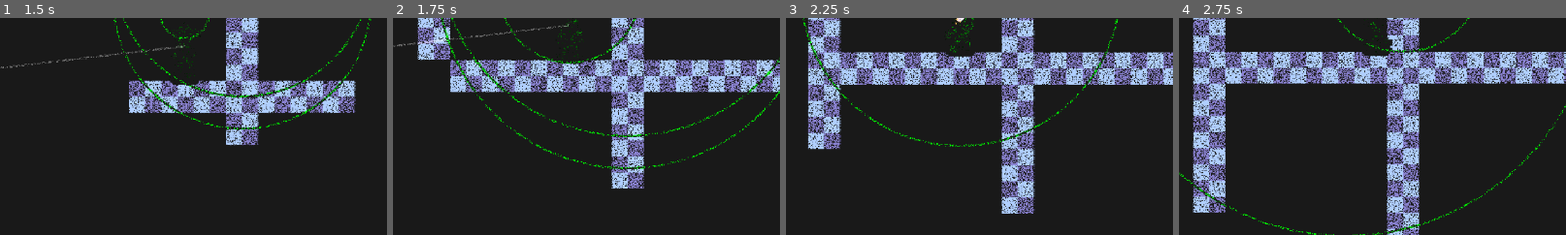
Above: before the commit, frames 1-4 (left to right).
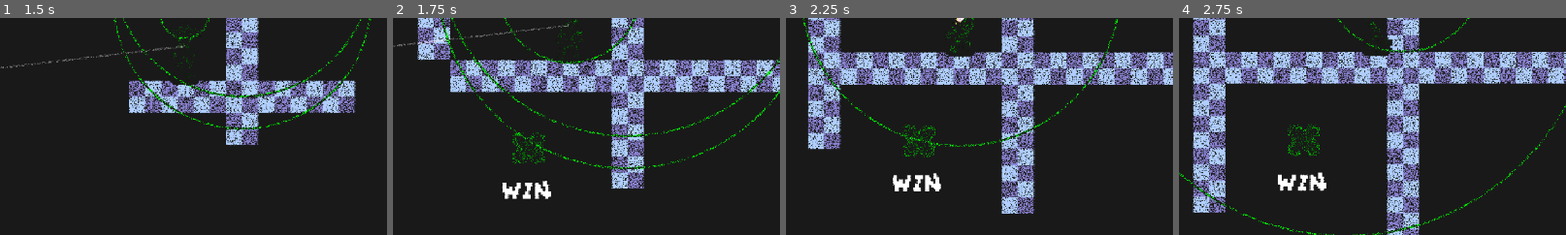
Above: after the commit, the same moments.

Repository: Youssef-YN/gamejam-2025
Game: Godot game, scene res://source/scenes/root/root.tscn
Same seed, same stepped clock (60 frames per second), same inputs: the game is played once before the commit and once after it.
Inputs (mouse positions are % of the whole screen's width and height, from its top left):
- Up to frame 1 (1.5 s): tap Enter at 0.5 s; move the mouse to (72, 45) at 0.52 s; press the mouse at (72, 45) at 0.53 s; hold D (move_right) 0.53-1.28 s; move the mouse to (30, 55) at 1.27 s; release the mouse at (30, 55) at 1.28 s; hold S (move_down) from 1.28 s (still down); tap Space (stomp) at 1.35 s
- Up to frame 2 (1.75 s): keep holding S (move_down)
- Up to frame 3 (2.25 s): move the mouse to (60, 28) at 2.02 s; release S (move_down) at 2.03 s; press the mouse at (60, 28) at 2.03 s; hold D (move_right) from 2.03 s (still down)
- Up to frame 4 (2.75 s): keep holding D (move_right)
The pictures show only the part of the screen within x 28-77%, y 50-100%; the shares and areas given below are measured in that part.

Frame 1 is identical in both runs. In frame 2, 1.0% of the frame differs, in the area x 28-41%, y 52-84%; in frame 3, 1.0%, in the area x 27-41%, y 49-80%; in frame 4, 1.0%.

Commit message:
gameplay done now with win condition

Diff:
--- /dev/null
+++ b/source/components/win_wall_component/win_wall_component.gd
@@ -0,0 +1,23 @@
+extends Node2D
+class_name WinWallComponent
+
+@onready var timer: Timer = $VisibilityTimer
+
+func _ready() -> void:
+	visible = false
+
+
+
+func _on_area_2d_area_entered(area: Area2D) -> void:
+	if area is DetectionAreaComponent:
+		timer.stop()
+		visible = true
+		timer.start()
+
+	if area is PlayerHurtboxComponent:
+		get_tree().quit()
+
+
+
+func _on_visibility_timer_timeout() -> void:
+	visible = false
--- /dev/null
+++ b/source/components/win_wall_component/win_wall_component.tscn
@@ -0,0 +1,46 @@
+[gd_scene load_steps=6 format=3 uid="uid://c8v134nnukg18"]
+
+[ext_resource type="Texture2D" uid="uid://c7oearo40t7px" path="res://assets/tilemaps/ProtoTiles.png" id="1_0ntgt"]
+[ext_resource type="Script" uid="uid://pbyfdkooelof" path="res://source/components/win_wall_component/win_wall_component.gd" id="1_yvhyf"]
+[ext_resource type="FontFile" uid="uid://cfgbup4gpgr3q" path="res://assets/fonts/GrapeSoda.ttf" id="3_rbsk0"]
+
+[sub_resource type="RectangleShape2D" id="RectangleShape2D_yvhyf"]
+size = Vector2(16, 16)
+
+[sub_resource type="LabelSettings" id="LabelSettings_t0g17"]
+font = ExtResource("3_rbsk0")
+
+[node name="WinWallComponent" type="Node2D"]
+script = ExtResource("1_yvhyf")
+
+[node name="Sprite2D" type="Sprite2D" parent="."]
+modulate = Color(0, 1, 0, 1)
+texture = ExtResource("1_0ntgt")
+region_enabled = true
+region_rect = Rect2(144, 128, 16, 16)
+
+[node name="VisibilityTimer" type="Timer" parent="."]
+wait_time = 5.0
+one_shot = true
+
+[node name="Area2D" type="Area2D" parent="."]
+
+[node name="CollisionShape2D" type="CollisionShape2D" parent="Area2D"]
+shape = SubResource("RectangleShape2D_yvhyf")
+
+[node name="Label" type="Label" parent="."]
+anchors_preset = 5
+anchor_left = 0.5
+anchor_right = 0.5
+offset_left = -20.0
+offset_top = 10.0
+offset_right = 20.0
+offset_bottom = 33.0
+grow_horizontal = 2
+text = "WIN"
+label_settings = SubResource("LabelSettings_t0g17")
+horizontal_alignment = 1
+vertical_alignment = 1
+
+[connection signal="timeout" from="VisibilityTimer" to="." method="_on_visibility_timer_timeout"]
+[connection signal="area_entered" from="Area2D" to="." method="_on_area_2d_area_entered"]
--- a/source/maps/base_level_1/base_level_1.tscn
+++ b/source/maps/base_level_1/base_level_1.tscn
@@ -1,7 +1,8 @@
-[gd_scene load_steps=3 format=4 uid="uid://fcehxpog6t32"]
+[gd_scene load_steps=4 format=4 uid="uid://fcehxpog6t32"]
 
 [ext_resource type="Script" uid="uid://dy5erqo0edjbd" path="res://source/maps/base_level_1/base_level_1.gd" id="1_asp8j"]
 [ext_resource type="TileSet" uid="uid://4rr2etjp5qli" path="res://assets/tilemaps/prototype.tres" id="2_6088x"]
+[ext_resource type="PackedScene" uid="uid://c8v134nnukg18" path="res://source/components/win_wall_component/win_wall_component.tscn" id="3_6088x"]
 
 [node name="BaseLevel1" type="Node2D" node_paths=PackedStringArray("player_spawn", "enemy_spawns")]
 script = ExtResource("1_asp8j")
@@ -58,3 +59,6 @@
 
 [node name="Marker2D11" type="Marker2D" parent="EnemySpawns"]
 position = Vector2(1079, 1375)
+
+[node name="WinWallComponent" parent="." instance=ExtResource("3_6088x")]
+position = Vector2(55, 1100)
Binary file added: assets/fonts/GrapeSoda.ttf
Not shown, added: assets/fonts/GrapeSoda.ttf.import
Not shown, added: source/components/win_wall_component/win_wall_component.gd.uid
